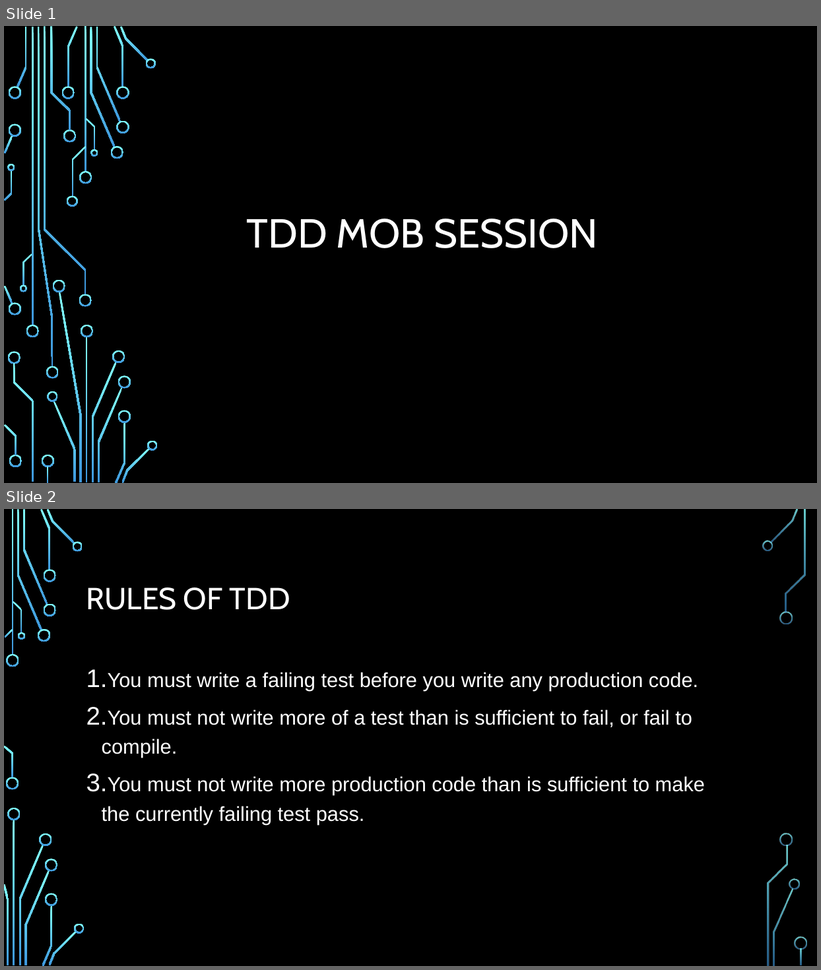
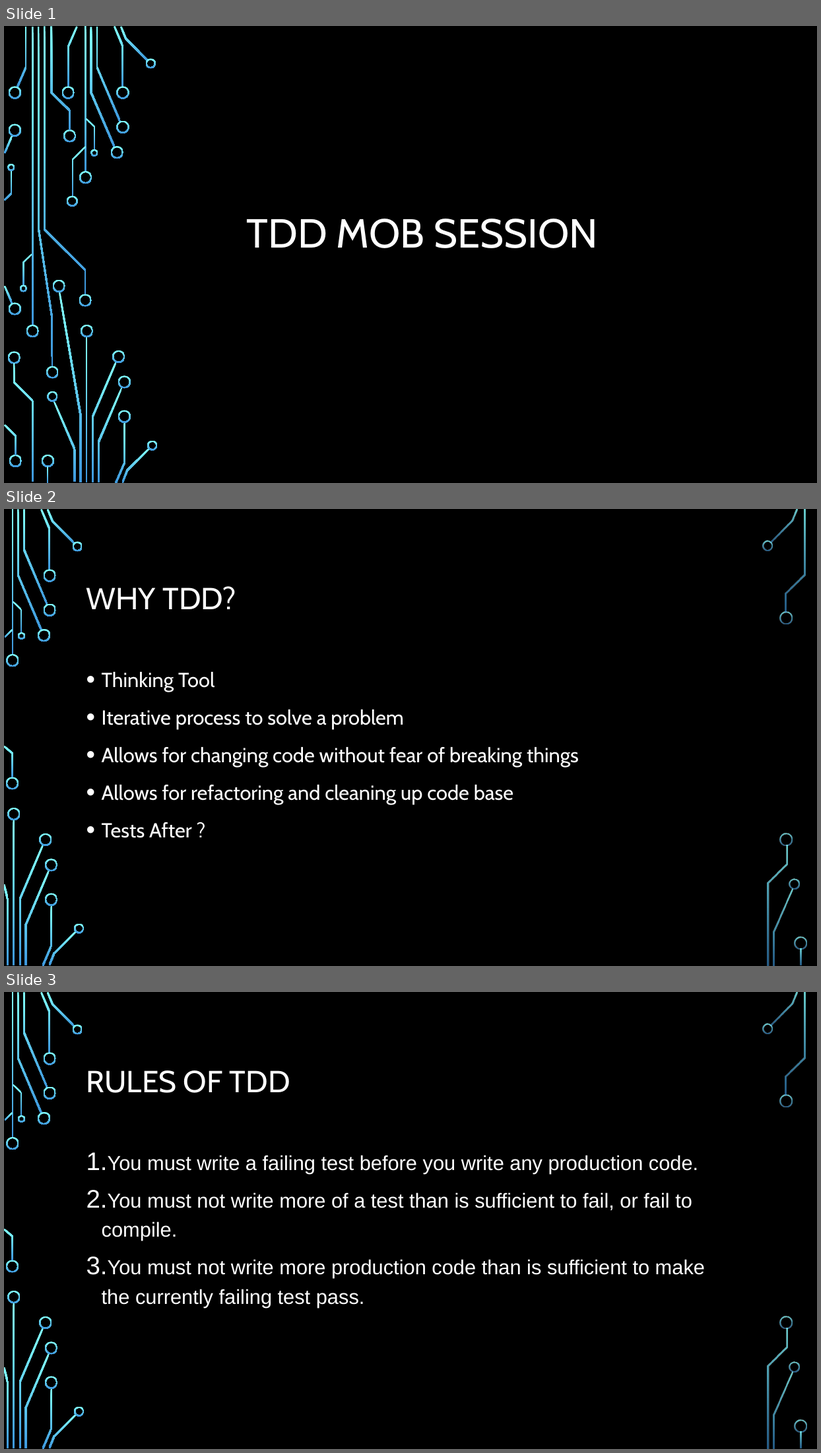
Before and after one commit to Marsh87/FizzBuzzKataMobSession, a slide deck: TDD Mob Session.pptx. Shown one above the other, each under a label of ours: slides 1 and 2 before the commit, slides 1, 2 and 3 after it. The pictures are 821x970 and 821x1453 pixels, drawn with LibreOffice and Linux fonts; fonts in the diff are those of the drawing; background and template pictures are left out. Boxes give left, top, right and bottom in pixels: in the first picture for what was removed or moved away, otherwise in the second. Text is boxed around its words. In the diff, an @@ line names an element or a change of style, - is before the commit and + after.

Commit message:
Update TDD Mob Session.pptx
Add reasons for doing TDD

```diff
--- a/TDD Mob Session.pptx
+++ b/TDD Mob Session.pptx
@@ slide 2 added at [4,509,817,966], background picture (left out); not listed: 36 template elements that a slide beside it also shows @@
@@ title added at [86,586,236,609], 36 pt, text #FFFFFF @@
+WHY TDD?
@@ text added at [102,672,579,838], 24 pt, text #FFFFFF @@
+• Thinking Tool
+• Iterative process to solve a problem
+• Allows for changing code without fear of breaking things
+• Allows for refactoring and cleaning up code base
+• Tests After ?
@@ what was slide 2 is now slide 3 @@
```
